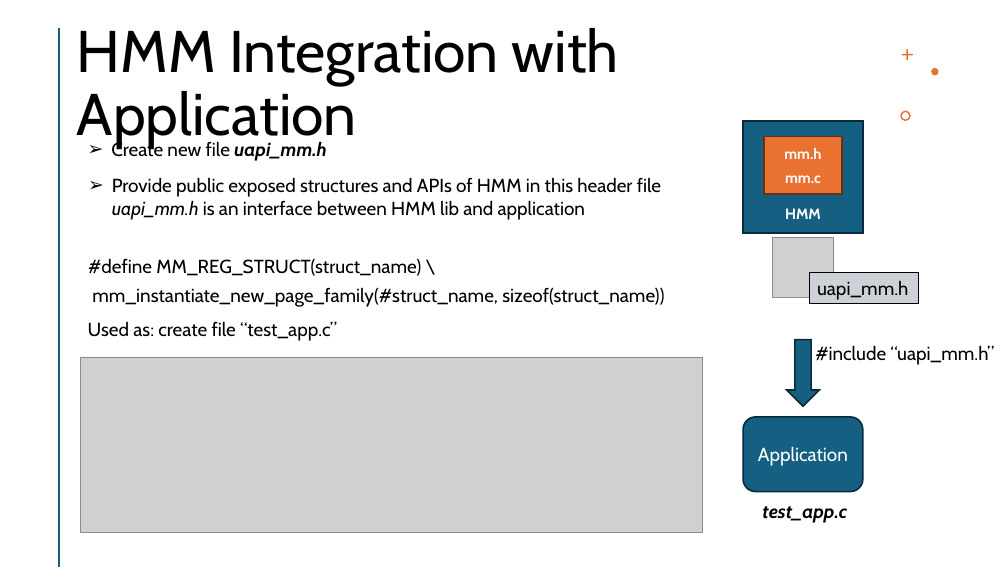
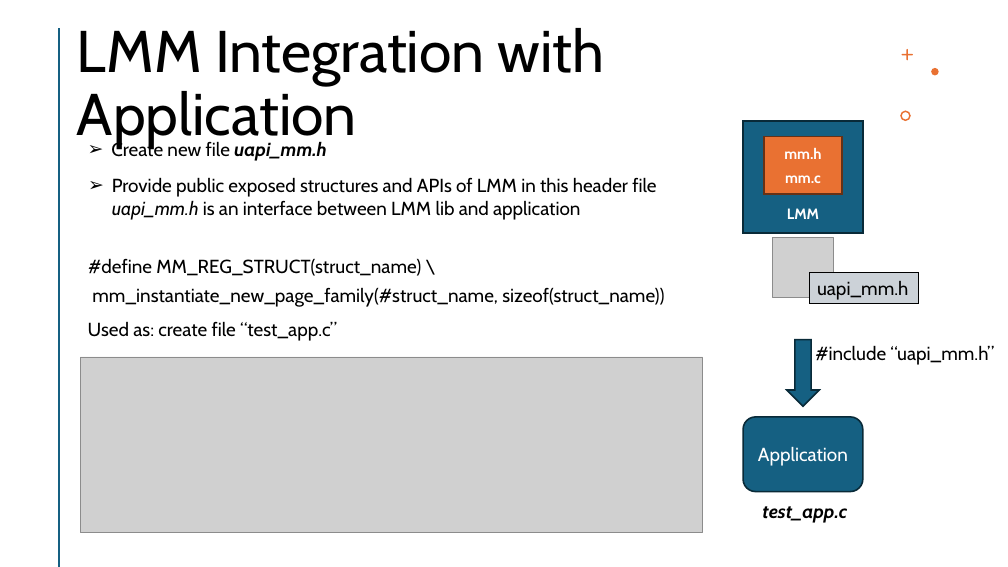
Before and after one commit to Mahmoud-Abdelraouf/STmicro-System-Programming-under-Linux, a slide deck: slide 25 of 04.Advanced/Tasks/Heap_Memory_Manager/HeapMemoryManagement.pptx. Drawn at 1008x567 pixels with LibreOffice and Linux fonts; fonts in the diff are those of the drawing; grey boxes stand for pictures. Boxes give left, top, right and bottom in pixels: in the first picture for what was removed or moved away, otherwise in the second. Text is boxed around its words. In the diff, an @@ line names an element or a change of style, - is before the commit and + after.

```diff
--- a/04.Advanced/Tasks/Heap_Memory_Manager/HeapMemoryManagement.pptx
+++ b/04.Advanced/Tasks/Heap_Memory_Manager/HeapMemoryManagement.pptx
@@ title at bbox=[77, 28, 605, 148]: text changed @@
-HMM Integration with Application
+LMM Integration with Application
@@ text at bbox=[112, 177, 656, 220]: text changed @@
-➢ Provide public exposed structures and APIs of HMM in this header file uapi_mm.h is an interface between HMM lib and application
+➢ Provide public exposed structures and APIs of LMM in this header file uapi_mm.h is an interface between LMM lib and application
@@ text in rectangle at bbox=[787, 208, 819, 219]: text changed @@
-HMM
+LMM
```
Also in this commit, not shown: 12 other slides changed, 5 slides added.
